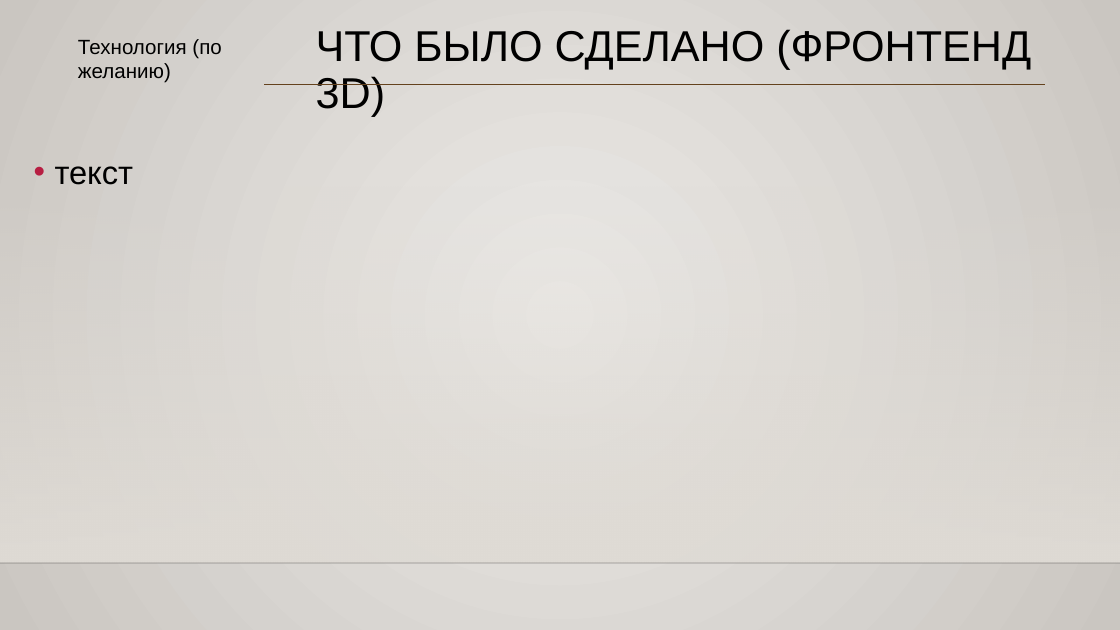
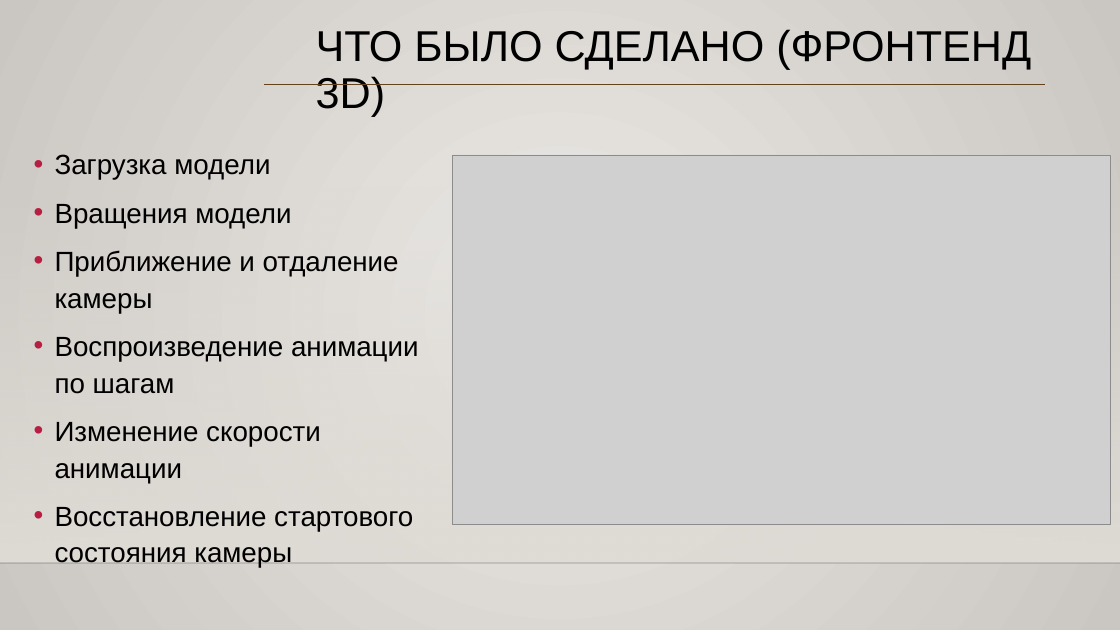
Before and after one commit to izzager/UntitledOrganizerApp, a slide deck: slide 8 of Отчет октябрь (1).pptx. Drawn at 1120x630 pixels with LibreOffice and Linux fonts; fonts in the diff are those of the drawing; grey boxes stand for pictures; background and template pictures are left out. Boxes give left, top, right and bottom in pixels: in the first picture for what was removed or moved away, otherwise in the second. Text is boxed around its words. In the diff, an @@ line names an element or a change of style, - is before the commit and + after.

```diff
--- a/Отчет октябрь (1).pptx
+++ b/Отчет октябрь (1).pptx
@@ text removed at [78, 39, 221, 83] @@
-Технология (по желанию)
@@ text at [55, 154, 419, 568]: text changed; size 28 to 23.8 pt @@
-• текст
+• Загрузка модели
+• Вращения модели
+• Приближение и отдаление камеры
+• Воспроизведение анимации по шагам
+• Изменение скорости анимации
+• Восстановление стартового состояния камеры
@@ picture added at [453, 155, 1112, 524] @@
```
Also in this commit, not shown: 1 slide added.
